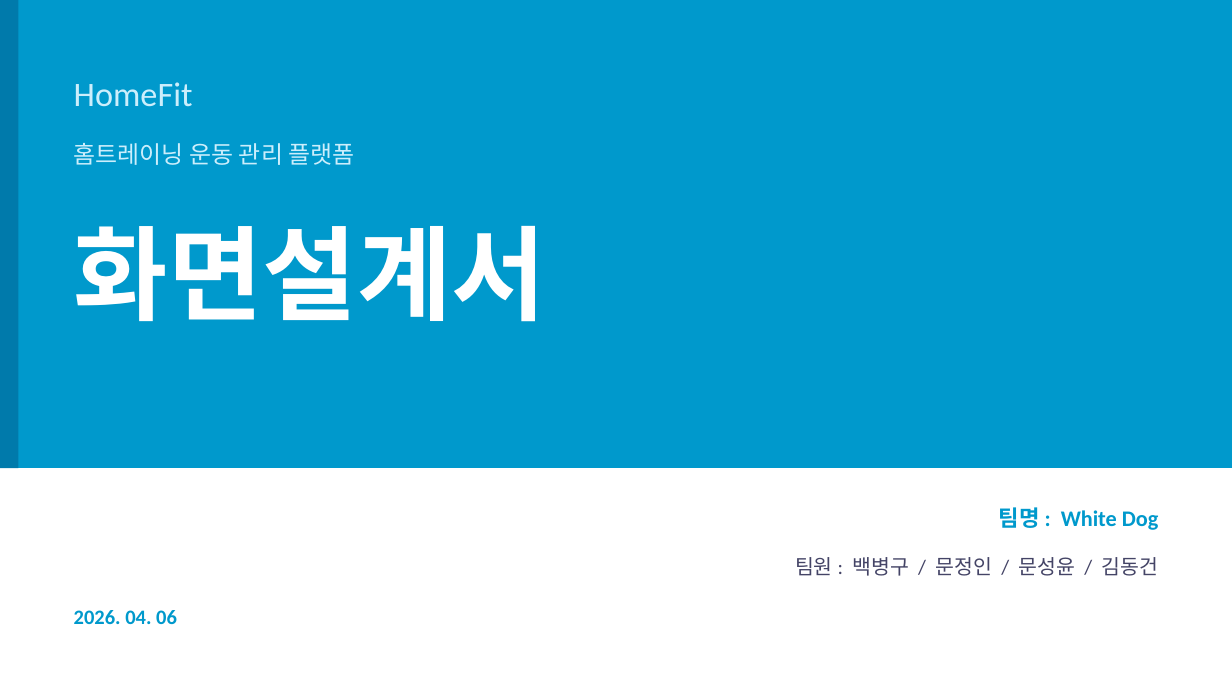
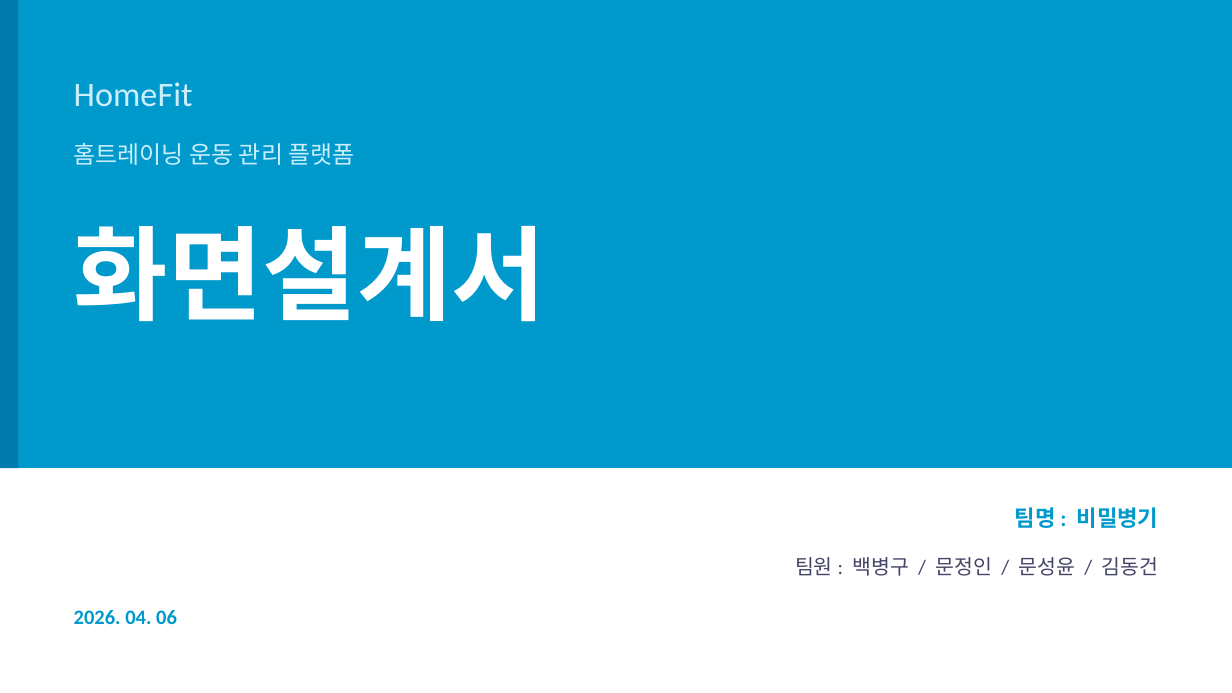
Before and after one commit to byeonggubaek/homefitMysql, a slide deck: slide 1 of doc/최종산출물/5.화면설계서.pptx. Drawn at 1232x693 pixels with LibreOffice and Linux fonts; fonts in the diff are those of the drawing. Boxes give left, top, right and bottom in pixels: in the first picture for what was removed or moved away, otherwise in the second. Text is boxed around its words. In the diff, an @@ line names an element or a change of style, - is before the commit and + after.

```diff
--- a/doc/최종산출물/5.화면설계서.pptx
+++ b/doc/최종산출물/5.화면설계서.pptx
@@ text at box(1015, 507, 1159, 528): text changed @@
-팀명 : White Dog
+팀명 : 비밀병기
```
Also in this commit, not shown: 3 other slides changed, 1 other file.
